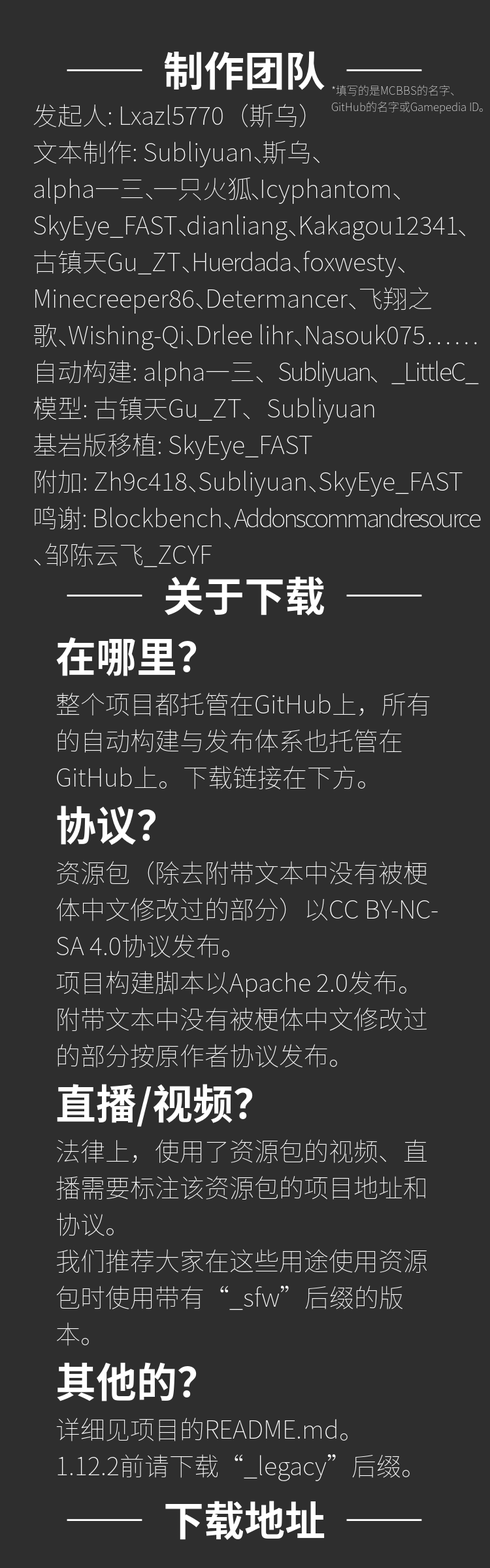
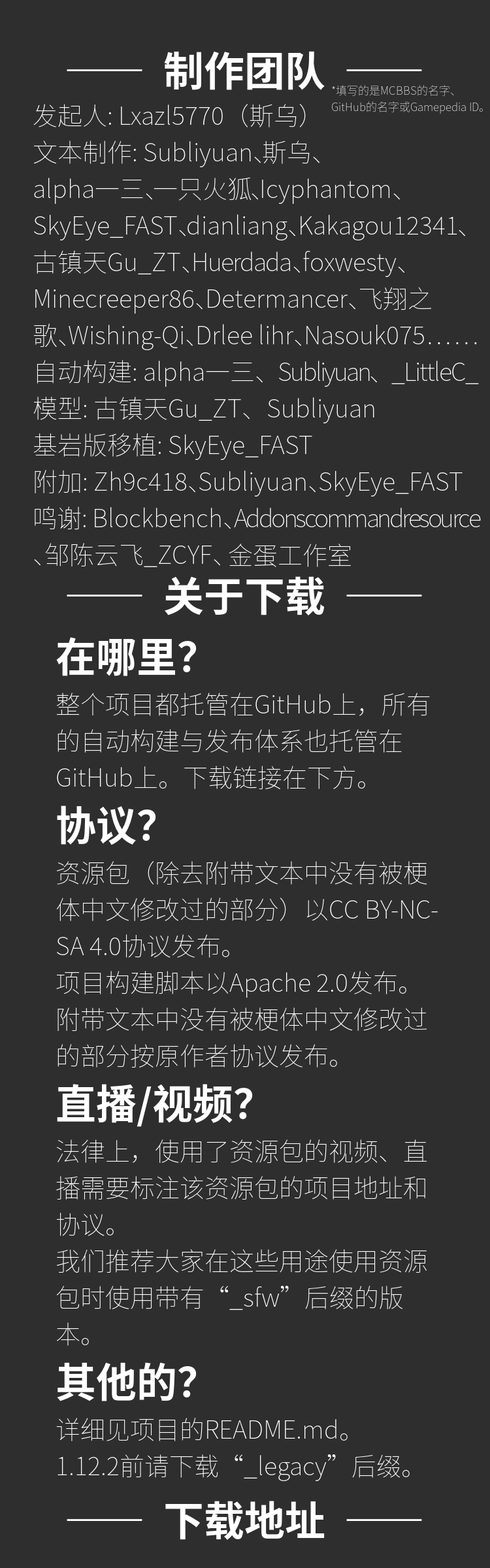
Before/after of a 490 × 1568 layered artwork. What changed in the layer stack:
painted on "发起人: Lxazl5770（斯乌） ..." over <box>213,543,351,568</box>
